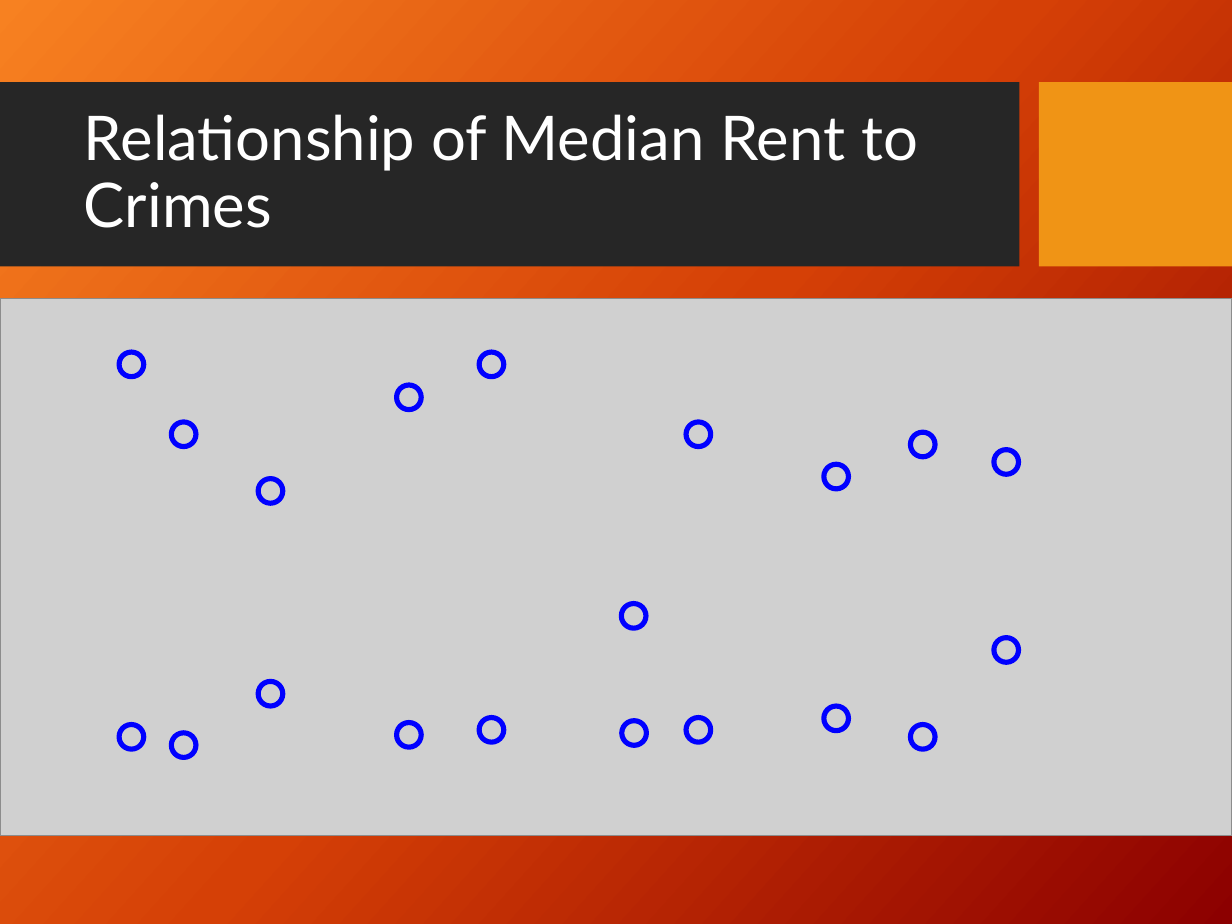
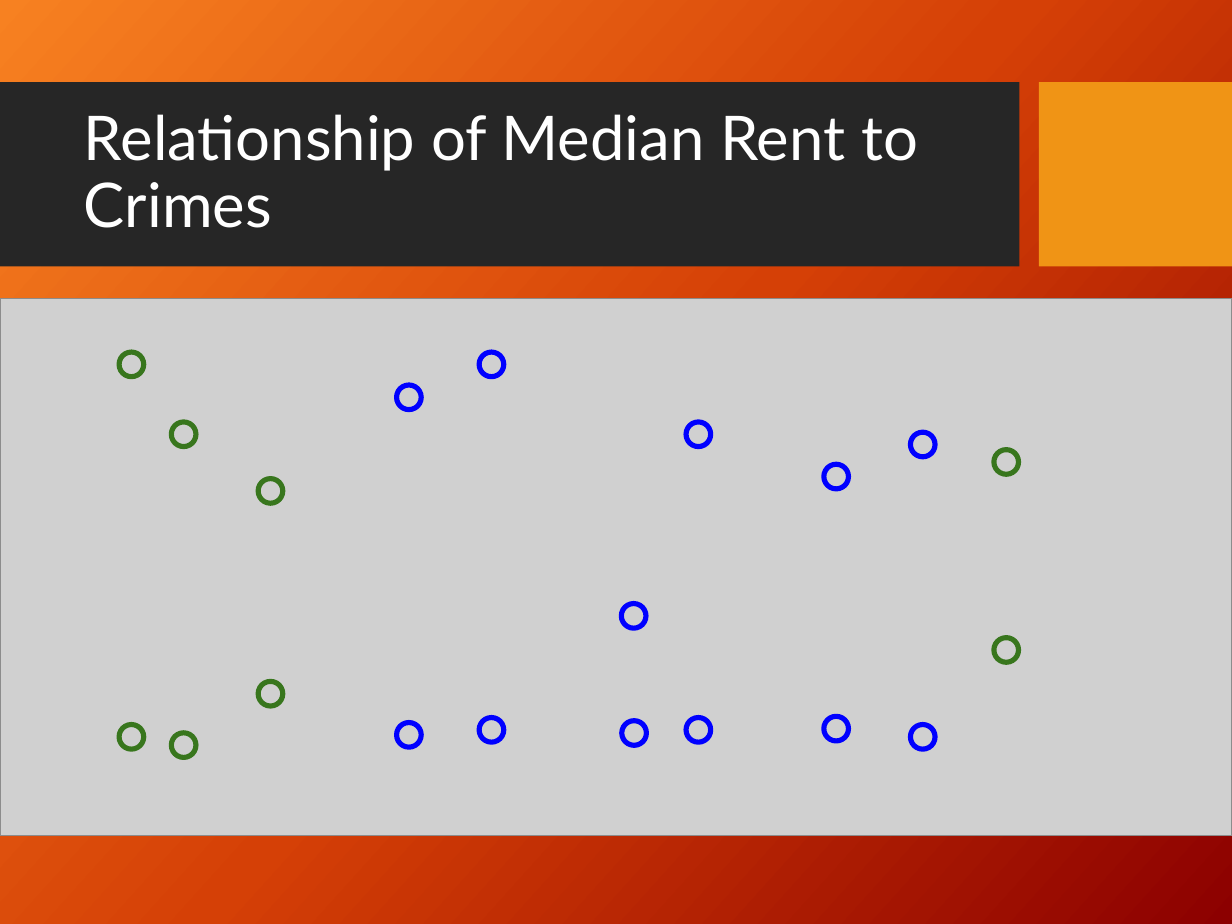
Before and after one commit to UCB-INFO-PYTHON/W200Fall18_GroupProject_Jon-Thanh-Eddie, a slide deck: slide 13 of Project2_Presentation.pptx. Drawn at 1232x924 pixels with LibreOffice and Linux fonts; fonts in the diff are those of the drawing; grey boxes stand for pictures; background and template pictures are left out. Boxes give left, top, right and bottom in pixels: in the first picture for what was removed or moved away, otherwise in the second. Text is boxed around its words. In the diff, an @@ line names an element or a change of style, - is before the commit and + after.

```diff
--- a/Project2_Presentation.pptx
+++ b/Project2_Presentation.pptx
@@ outline #0000FF 3 pt to #38761D 3 pt in 8 elements at [120, 352, 144, 377], [120, 724, 144, 749], [171, 423, 196, 447], [171, 733, 196, 758], [994, 450, 1019, 474], [994, 638, 1019, 663], [259, 479, 283, 504], [259, 681, 283, 706] @@
@@ ellipse: place and size @@
-ellipse at [824, 706, 849, 731]
+ellipse at [824, 716, 849, 740]
```
Also in this commit, not shown: 2 other slides changed.
